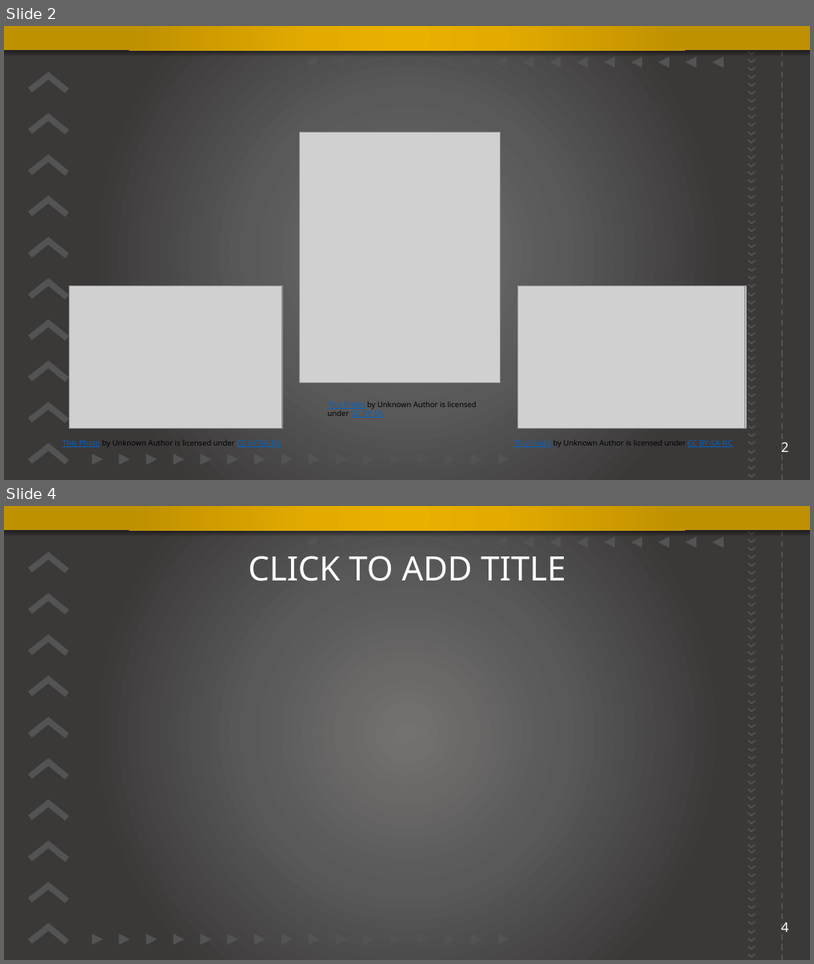
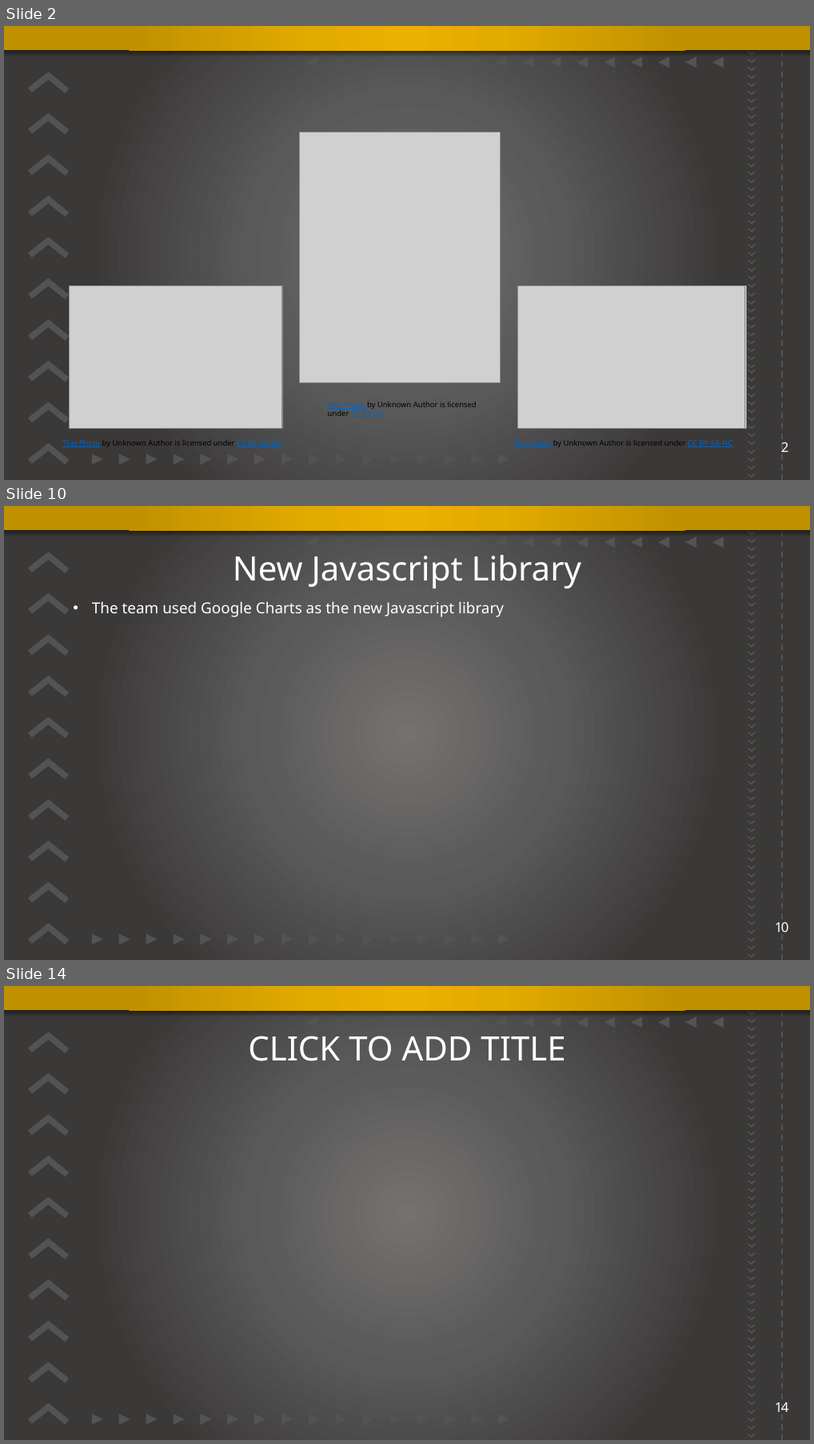
Before and after one commit to shupersap/Sport-Vs.-e-Sports-Viewers, a slide deck: Presentation.pptx. Shown one above the other, each under a label of ours: slides 2 and 4 before the commit, slides 2, 10 and 14 after it; the slides between them are not shown. The pictures are 814x964 and 814x1444 pixels, drawn with LibreOffice and Linux fonts; fonts in the diff are those of the drawing; grey boxes stand for pictures; background and template pictures are left out. Boxes give left, top, right and bottom in pixels: in the first picture for what was removed or moved away, otherwise in the second. Text is boxed around its words. In the diff, an @@ line names an element or a change of style, - is before the commit and + after.

```diff
--- a/Presentation.pptx
+++ b/Presentation.pptx
@@ slide 10 added at (x1=4, y1=506, x2=810, y2=960), background gradient #767171 to #595959 to #3B3838; not listed: 162 template elements that a slide beside it also shows @@
@@ title added at (x1=233, y1=555, x2=582, y2=588), 40 pt, text #FFFFFF @@
+New Javascript Library
@@ text added at (x1=92, y1=601, x2=504, y2=617), 18 pt, text #FFFFFF @@
+• The team used Google Charts as the new Javascript library
@@ page number added at (x1=775, y1=922, x2=790, y2=932), 16 pt, text #FFFFFF @@
+10
@@ what was slide 4 is now slide 14 @@
@@ page number at (x1=775, y1=1402, x2=790, y2=1412): text changed @@
-4
+14
```
Also in this commit, not shown: 10 other slides added, 1 slide removed.
